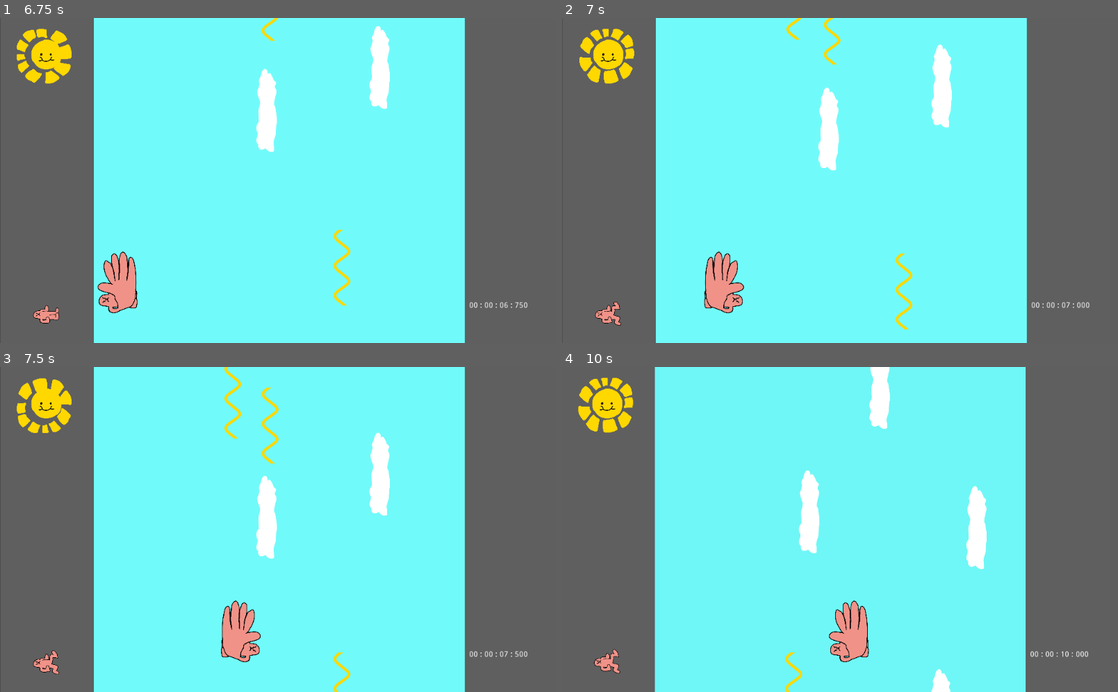
Above: before the commit, frames 1-4 (two rows, left to right).
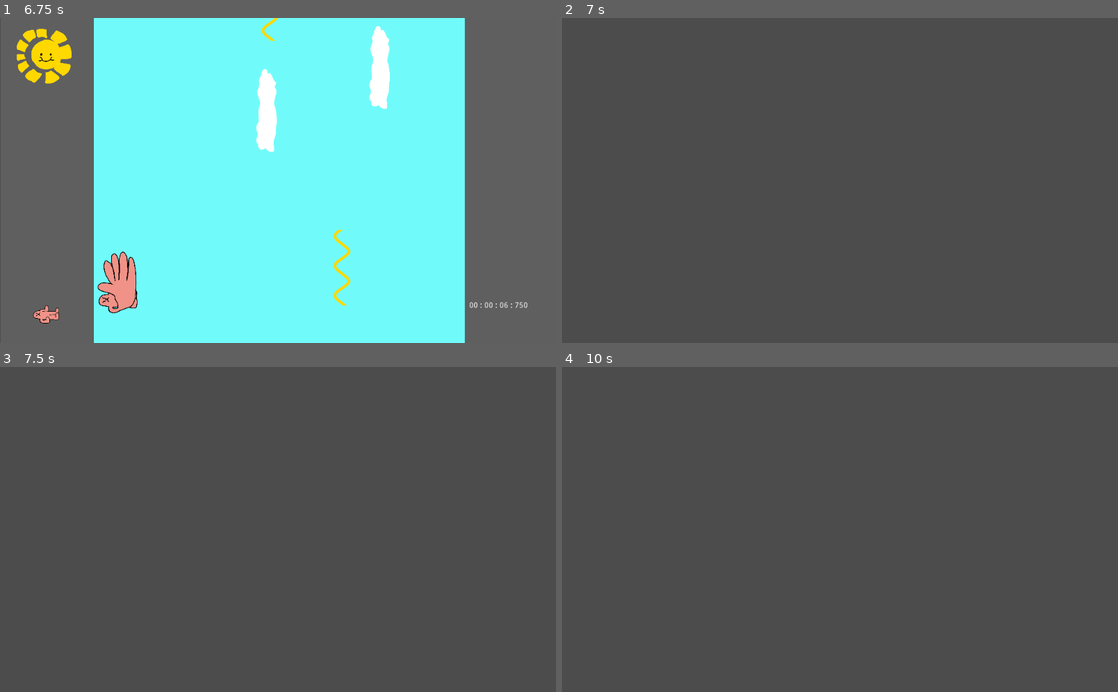
Above: after the commit, the same moments.

Repository: whenbellstoll/KillTheSun
Game: Godot game, scene res://Game.tscn
Same seed, same stepped clock (60 frames per second), same inputs: the game is played once before the commit and once after it. This scene is started directly instead of the project's main scene.
Inputs:
- Up to frame 1 (6.75 s): hold Right (move_right) 0.53-2.03 s; tap Space (slap) every 0.75 s from 0.6 to 6.6 s; hold Left (move_left) 2.03-2.78 s; hold Right (move_right) 2.78-4.28 s; hold Left (move_left) 4.28-5.03 s; hold Right (move_right) 5.03-5.78 s; hold Left (move_left) from 5.78 s (still down)
- Up to frame 2 (7 s): keep holding Left (move_left)
- Up to frame 3 (7.5 s): release Left (move_left) at 7.28 s; hold Right (move_right) from 7.28 s (still down); tap Space (slap) at 7.35 s
- Up to frame 4 (10 s): tap Space (slap) at 8.1, 8.85, 9.6 s; release Right (move_right) at 9.53 s; hold Left (move_left) from 9.53 s (still down)

Frame 1 is identical in both runs. In frame 2, 68% of the frame differs, in the area x 3-95%, y 0-100%; in frame 3, 68%; in frame 4, 68%, in the area x 2-95%, y 0-100%.

Commit message:
Tweaks

Diff:
--- a/Game.tscn
+++ b/Game.tscn
@@ -288,6 +288,7 @@
 
 [node name="AudioStreamPlayer2D" type="AudioStreamPlayer2D" parent="."]
 stream = ExtResource( 12 )
+volume_db = -7.0
 autoplay = true
 max_distance = 150000.0
 attenuation = 0.0717937
--- a/Player.tscn
+++ b/Player.tscn
@@ -204,7 +204,7 @@
 }
 
 [sub_resource type="RectangleShape2D" id=5]
-extents = Vector2( 36.5, 32 )
+extents = Vector2( 42, 44.5 )
 
 [sub_resource type="Animation" id=6]
 resource_name = "Crash"
@@ -271,7 +271,7 @@
 collision_mask = 6
 
 [node name="SlapCollision" type="CollisionShape2D" parent="Area2D"]
-position = Vector2( -0.0999985, 173 )
+position = Vector2( -1, 160.5 )
 shape = SubResource( 5 )
 disabled = true
 
@@ -291,6 +291,7 @@
 
 [node name="AudioStreamPlayer" type="AudioStreamPlayer" parent="."]
 stream = ExtResource( 5 )
+volume_db = 5.0
 
 [node name="CrashSound" type="AnimationPlayer" parent="."]
 root_node = NodePath("../AnimationPlayer")
@@ -299,6 +300,7 @@
 
 [node name="AudioStreamPlayer" type="AudioStreamPlayer" parent="CrashSound"]
 stream = ExtResource( 6 )
+volume_db = 5.0
 
 [node name="Walkin" type="AudioStreamPlayer" parent="."]
 stream = ExtResource( 7 )
